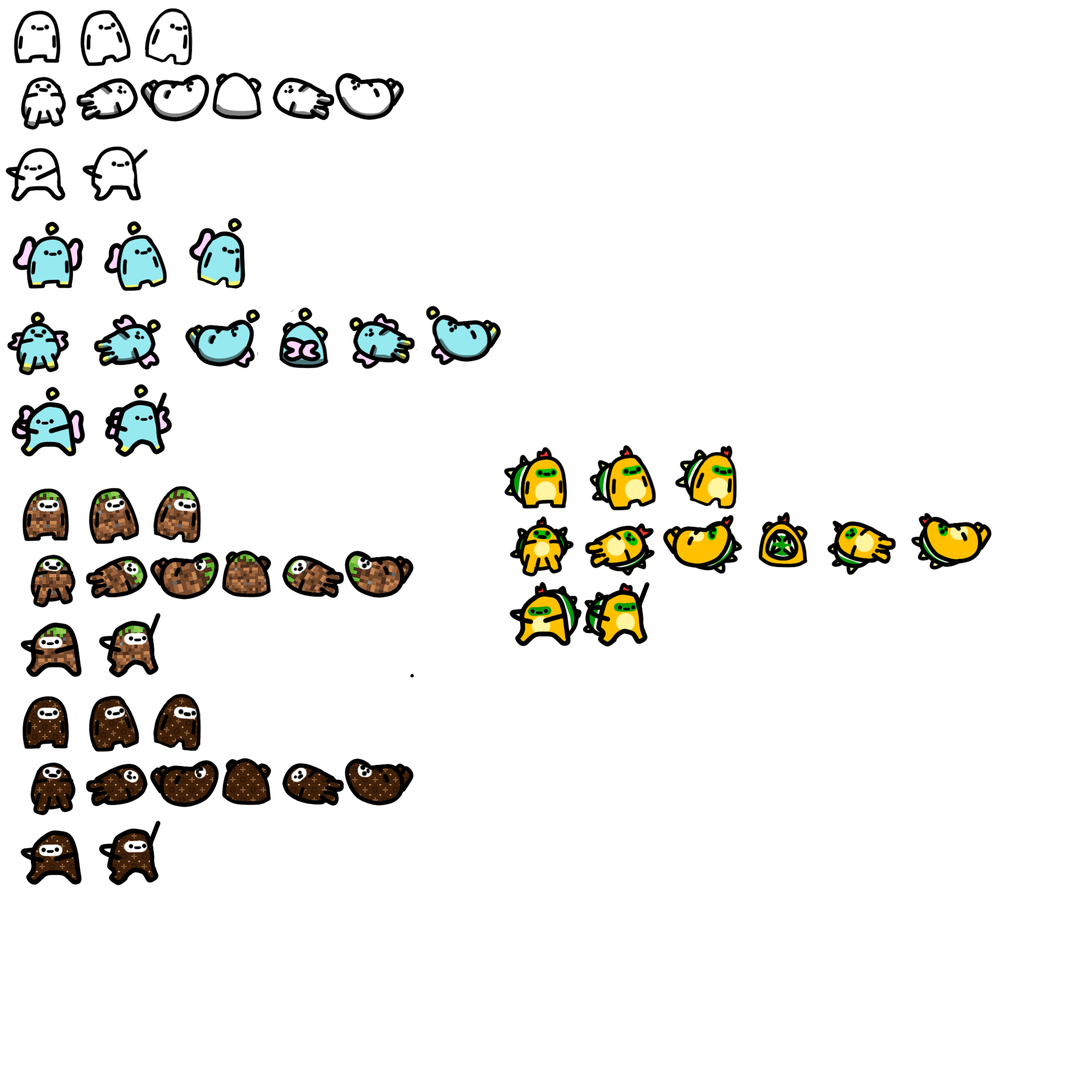
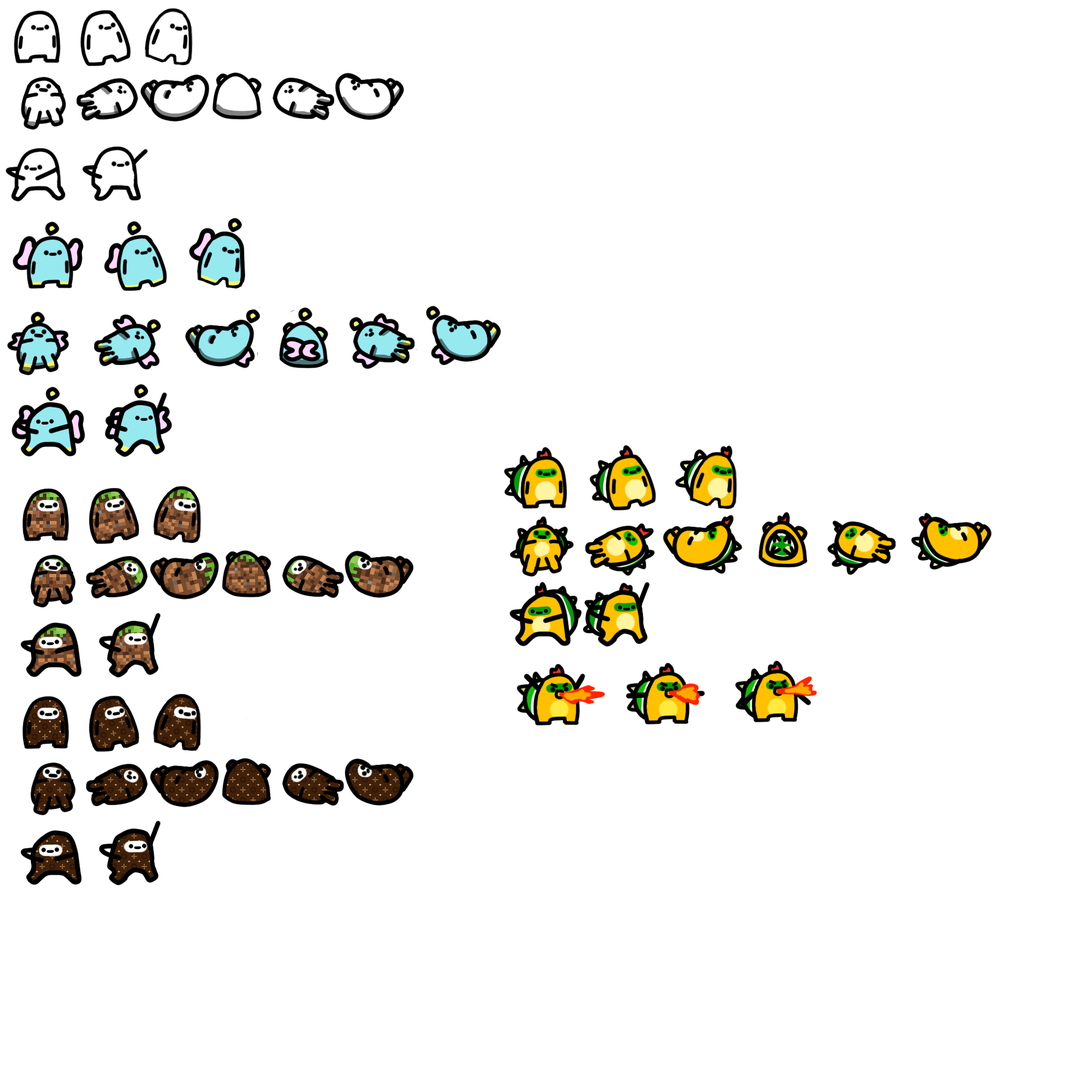
Two versions of the same layered image (1091x1091). Layer-by-layer changes:
renamed "OG" to "bowser", painted on it over 516, 660, 818, 727
renamed "Layer 1" to "chao", painted on it over 409, 673, 415, 679
